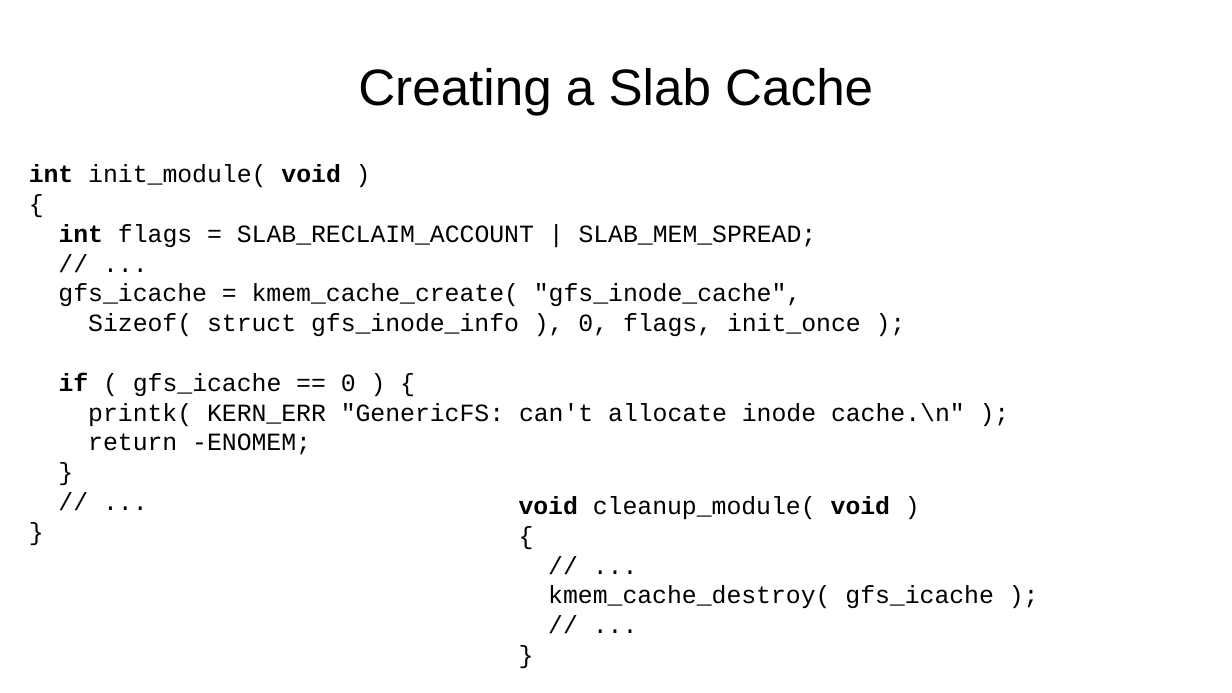
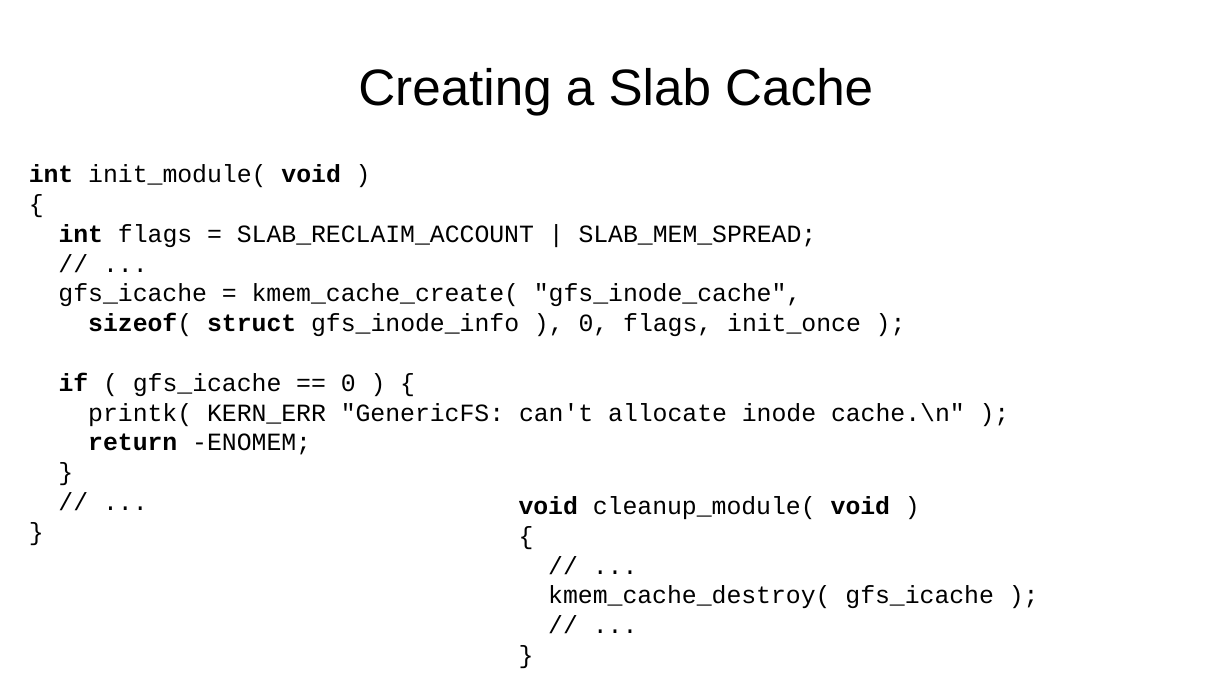
Before and after one commit to pchapin/genericfs, a slide deck: slide 14 of doc/Slides/Linux-File-System-Internals.odp. Drawn at 1232x693 pixels with LibreOffice and Linux fonts; fonts in the diff are those of the drawing. Boxes give left, top, right and bottom in pixels: in the first picture for what was removed or moved away, otherwise in the second. Text is boxed around its words. In the diff, an @@ line names an element or a change of style, - is before the commit and + after.

```diff
--- a/doc/Slides/Linux-File-System-Internals.odp
+++ b/doc/Slides/Linux-File-System-Internals.odp
@@ text at <box>88,313,861,336</box>: text changed @@
-Sizeof( struct gfs_inode_info ), 0, flags, init_once );
+sizeof( struct gfs_inode_info ), 0, flags, init_once );
@@ text at <box>88,433,311,455</box>: bold on in "return" @@
```
Also in this commit, not shown: 10 other slides changed.
